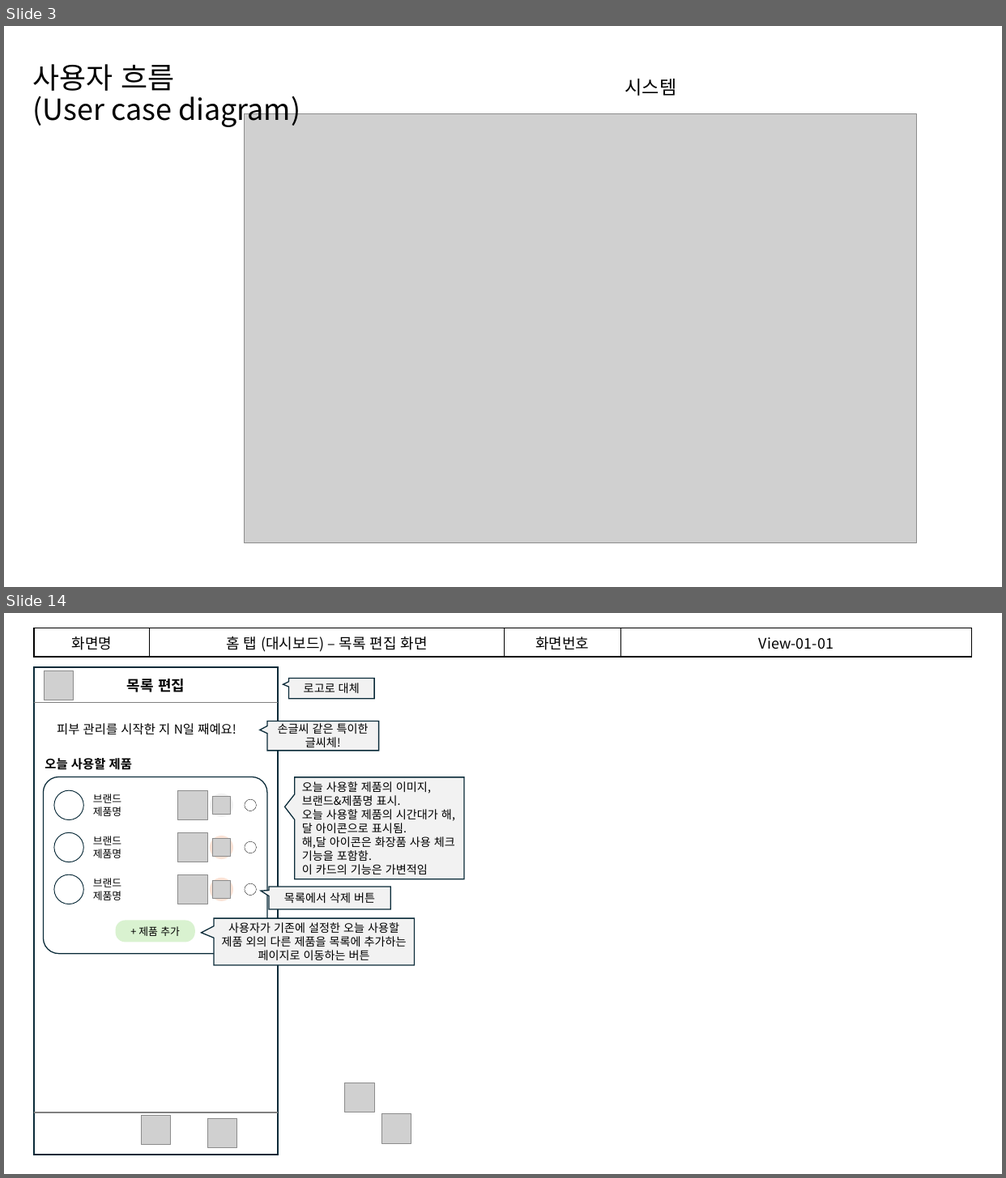
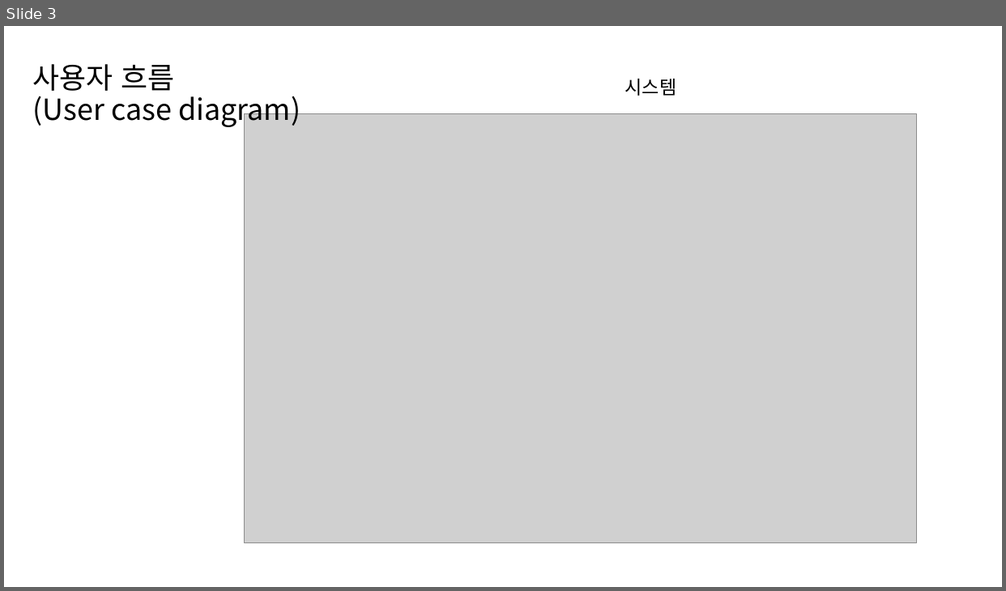
Before and after one commit to joo-hyejin/app_study, a slide deck: 기획서 - 프로토타입.pptx. Shown one above the other, each under a label of ours: slides 3 and 14 before the commit, slide 3 after it; the slides between them are not shown. The pictures are 1006x1178 and 1006x591 pixels, drawn with LibreOffice and Linux fonts; fonts in the diff are those of the drawing; grey boxes stand for pictures; background and template pictures are left out. Boxes give left, top, right and bottom in pixels: in the first picture for what was removed or moved away, otherwise in the second. Text is boxed around its words. In the diff, an @@ line names an element or a change of style, - is before the commit and + after.

Commit message:
11주차 마지막 업데이트
와이어프레임 완성, 11주차 기획서 정리 완료, 요구사항 정의서 버전 추가

```diff
--- a/기획서 - 프로토타입.pptx
+++ b/기획서 - 프로토타입.pptx
@@ slide 14 removed at (4, 613, 1002, 1174), background #FFFFFF @@
@@ table removed at (34, 628, 972, 656), 1 rows, 4 columns @@
-화면명 | 홈 탭 (대시보드) – 목록 편집 화면 | 화면번호 | View-01-01
@@ rectangle removed at (34, 667, 278, 1155) @@
@@ picture removed at (44, 671, 73, 700) @@
@@ text removed at (127, 679, 185, 692) @@
-목록 편집
@@ speech box removed at (288, 678, 374, 698) @@
-로고로 대체
@@ line removed from (34, 702) to (278, 702) @@
@@ text removed at (57, 723, 236, 735) @@
-피부 관리를 시작한 지 N일 째예요!
@@ speech box removed at (267, 722, 379, 751) @@
-손글씨 같은 특이한 글씨체!
@@ text removed at (44, 756, 132, 772) @@
-오늘 사용할 제품
@@ rounded rectangle removed at (43, 777, 266, 954) @@
@@ speech box removed at (295, 777, 463, 879) @@
-오늘 사용할 제품의 이미지, 브랜드&제품명 표시.
-오늘 사용할 제품의 시간대가 해,달 아이콘으로 표시됨.
-해,달 아이콘은 화장품 사용 체크 기능을 포함함.
-이 카드의 기능은 가변적임
@@ group removed at (54, 790, 256, 820): 3 ellipses, 2 pictures, 1 text @@
-브랜드
-제품명
@@ group removed at (54, 833, 256, 862): 3 ellipses, 2 pictures, 1 text @@
-브랜드
-제품명
@@ group removed at (54, 875, 256, 905): 3 ellipses, 2 pictures, 1 text @@
-브랜드
-제품명
@@ speech box removed at (269, 887, 391, 909) @@
-목록에서 삭제 버튼
@@ rounded rectangle removed at (116, 921, 195, 943) @@
-+ 제품 추가
@@ speech box removed at (214, 918, 414, 965) @@
-사용자가 기존에 설정한 오늘 사용할 제품 외의 다른 제품을 목록에 추가하는 페이지로 이동하는 버튼
@@ picture removed at (345, 1083, 374, 1112) @@
@@ line removed from (34, 1112) to (278, 1112) @@
@@ picture removed at (141, 1115, 170, 1144) @@
@@ picture removed at (207, 1119, 236, 1148) @@
@@ picture removed at (381, 1114, 411, 1144) @@
```
Also in this commit, not shown: 9 slides changed, 1 slide added, 4 other slides removed, 3 other files.
